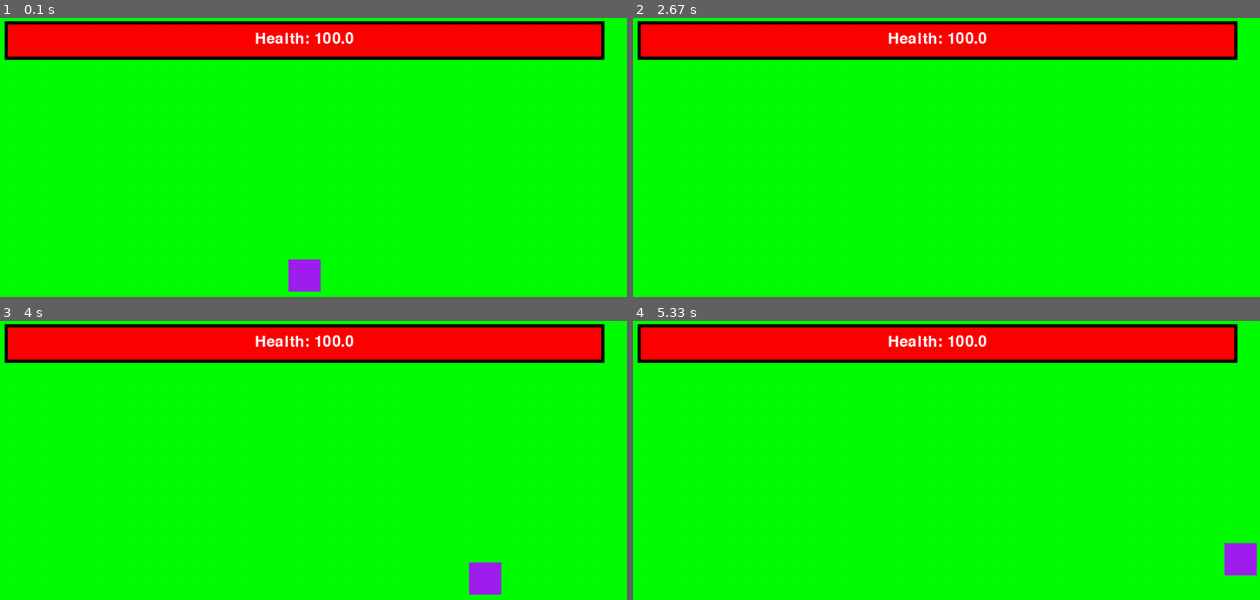
Above: before the commit, frames 1-4 (two rows, left to right).
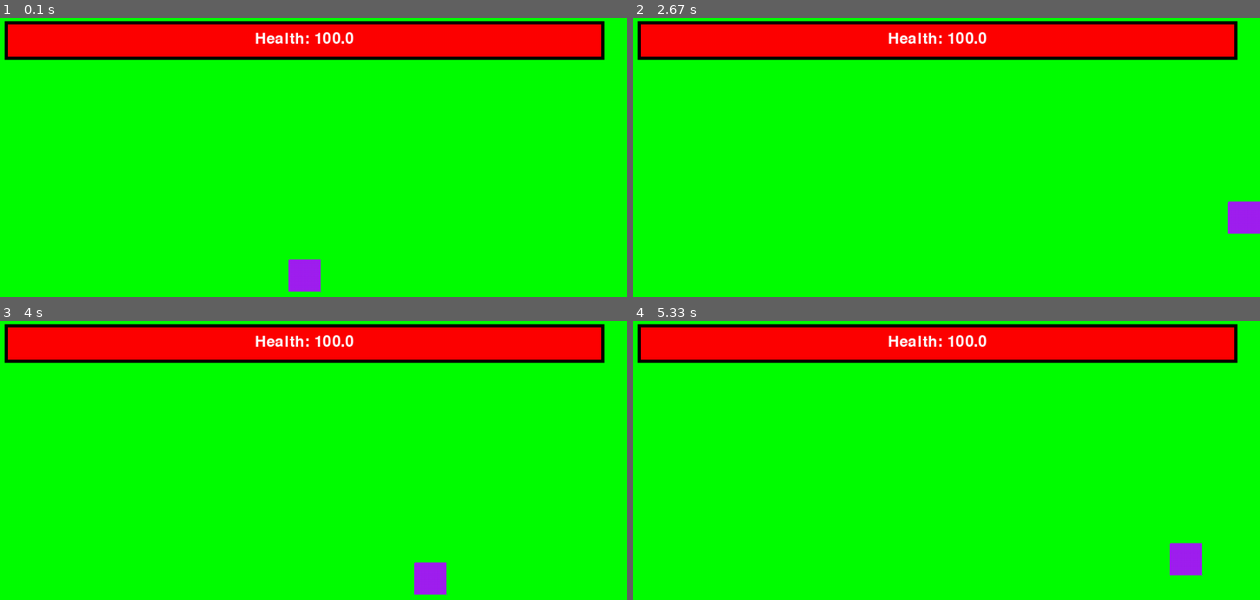
Above: after the commit, the same moments.

Repository: lorenzosharks/pygame_thingamajig
Game: pygame game, started from game.py
The game is run twice, just before and just after one commit, with the same random seed, the same clock (stepped at 60 frames per second) and the same inputs.
Inputs:
- Up to frame 1 (0.1 s): no input
- Up to frame 2 (2.67 s): hold L 0.33-0.8 s; hold D 0.33-0.8 s; hold P 0.83-1.3 s; hold D 0.83-1.3 s; hold D 1.33-1.8 s; hold W 1.83-2.13 s; hold D 2.17-2.63 s
- Up to frame 3 (4 s): hold A 2.67-3.2 s; hold S 3.23-3.53 s; hold A 3.57-3.97 s
- Up to frame 4 (5.33 s): hold W 4-4.37 s; hold D 4.4-5.03 s; hold S from 5.07 s (still down)

The runs differ from the first frame. In frame 1, less than 0.1% of the frame differs, in the area x 45-52%, y 86-99%; in frame 2, 0.6%; in frame 3, 1.2%, in the area x 66-80%, y 86-99%; in frame 4, 1.2%.

Commit message:
a ton of border control stuff (not the donald trump one)

Diff:
--- /dev/null
+++ b/bordercontrol.py
@@ -0,0 +1,15 @@
+# bordercontrol.py
+
+def border_control(playerC1, playerC3, screenW, screenH):
+    allowA = allowW = allowD = allowS = True
+
+    if playerC1.x == 0:
+        allowA = False
+    if playerC1.y == 0:
+        allowW = False
+    if playerC3.x == screenW:
+        allowD = False
+    if playerC3.y == screenH:
+        allowS = False
+
+    return allowA, allowW, allowD, allowS
--- a/game.py
+++ b/game.py
@@ -1,6 +1,8 @@
-#random things
+# main.py
+
 import pygame
 from character import Character
+from bordercontrol import border_control
 
 rectangle = Character(100, 0, 0, 0, 0, 0)
 
@@ -10,29 +12,28 @@
 
 #player_image = pygame.image.load("")  # Replace "player.png" with the path to your image
 
-#sizing and coordinates
+# sizing and coordinates
 screenW = 1000
 screenH = 800
 
 sizeW = 50
 sizeH = 50
 
-x = screenW/2 - sizeW/2
-y = screenH/2 - sizeH/2
+x = screenW / 2 - sizeW / 2
+y = screenH / 2 - sizeH / 2
 
-OGx = screenW/2 - sizeW/2
-OGy = screenH/2 - sizeH/2
+OGx = screenW / 2 - sizeW / 2
+OGy = screenH / 2 - sizeH / 2
 
-#x = screenW // 2 - player_image.get_width() // 2
-#y = screenH // 2 - player_image.get_height() // 2
+# x = screenW // 2 - player_image.get_width() // 2
+# y = screenH // 2 - player_image.get_height() // 2
 
-#OGx = screenW // 2 - player_image.get_width() // 2
-#OGy = screenH // 2 - player_image.get_height() // 2
+# OGx = screenW // 2 - player_image.get_width() // 2
+# OGy = screenH // 2 - player_image.get_height() // 2
 
+health = screenW - 80
 
-health = screenW-80
-
-#screen things
+# screen things
 dt = 0
 clock = pygame.time.Clock()
 pygame.display.set_caption("Thing")
@@ -40,54 +41,60 @@
 screen = pygame.display.set_mode((screenW, screenH))
 allowed = True
 
+# collision detection thing
+allowW = True
+allowS = True
+allowA = True
+allowD = True
 
 while run:
-    #keys pressing thingamajig
+    # keys pressing thingamajig
     key = pygame.key.get_pressed()
-
-    if key[pygame.K_w]:
-        y = y-5
-    if key[pygame.K_s]:
-        y = y+5
-    if key[pygame.K_a]:
-        x = x-5
-    if key[pygame.K_d]:
-        x = x+5
+    if allowW:
+        if key[pygame.K_w]:
+            y -= 5
+    if allowS:
+        if key[pygame.K_s]:
+            y += 5
+    if allowA:
+        if key[pygame.K_a]:
+            x -= 5
+    if allowD:
+        if key[pygame.K_d]:
+            x += 5
     if key[pygame.K_r]:
         x = OGx
         y = OGy
-    if allowed == True:
+    if allowed:
         if key[pygame.K_l]:
-            health = health-5
-        if health < screenW-80:
+            health -= 5
+        if health < screenW - 80:
             if key[pygame.K_p]:
-                health = health+5
+                health += 5
 
     if health < 0:
         health = 0
         allowed = False
 
-
     screen.fill("green")
 
-    pygame.draw.rect(screen, "purple", (x ,y, sizeW, sizeH))
+    player = pygame.draw.rect(screen, "purple", (x, y, sizeW, sizeH))
 
-    # screen.blit(player_image, (x, y))
+    playerC1 = pygame.draw.rect(screen, "green", (x, y, 1, 1))
+    playerC3 = pygame.draw.rect(screen, "purple", (x + sizeW, y + sizeH, 1, 1))
 
+    # Update collision detection
+    allowA, allowW, allowD, allowS = border_control(playerC1, playerC3, screenW, screenH)
 
-    #health bar
-    pygame.draw.rect(screen, "black", (35 ,5, screenW-70, 60))
-
-    pygame.draw.rect(screen, "red", (40 , 10, health, 50))
-
+    # health bar
+    healthbar = pygame.draw.rect(screen, "black", (35, 5, screenW - 70, 60))
+    pygame.draw.rect(screen, "red", (40, 10, health, 50))
 
     font = pygame.font.Font(None, 36)
+    text_surface = font.render(f"Health: {round(health / ((screenW - 80) / 100), 1)}", True, (255, 255, 255))
+    screen.blit(text_surface, (screenW / 2 - text_surface.get_width() / 2, 20))
 
-    text_surface = font.render(f"Health: {round(health/((screenW-80)/100), 1)}", True, (255, 255, 255))
-
-    screen.blit(text_surface, (screenW/2 - text_surface.get_width()/2, 20))
-
-    #makes sure things are displayed well
+    # makes sure things are displayed well
     pygame.display.update()
     dt = clock.tick(60) / 1000
     for event in pygame.event.get():
